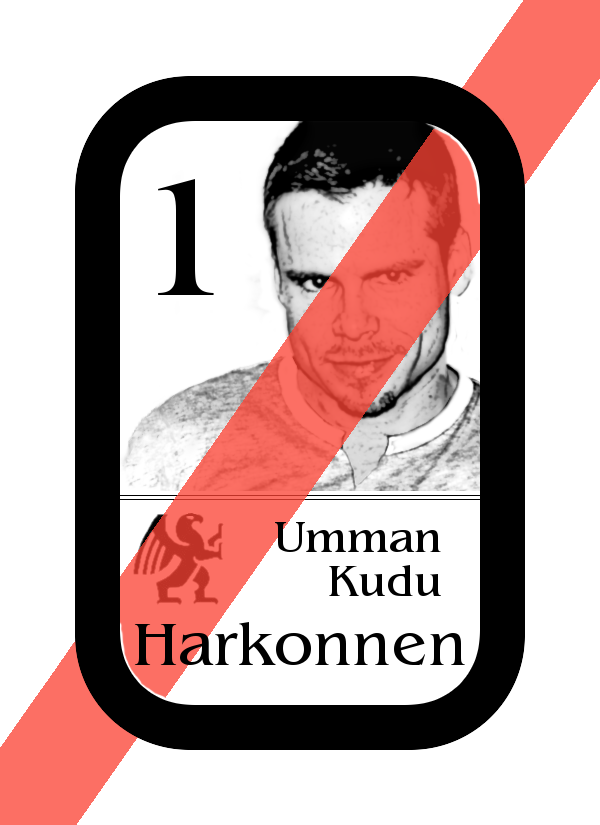
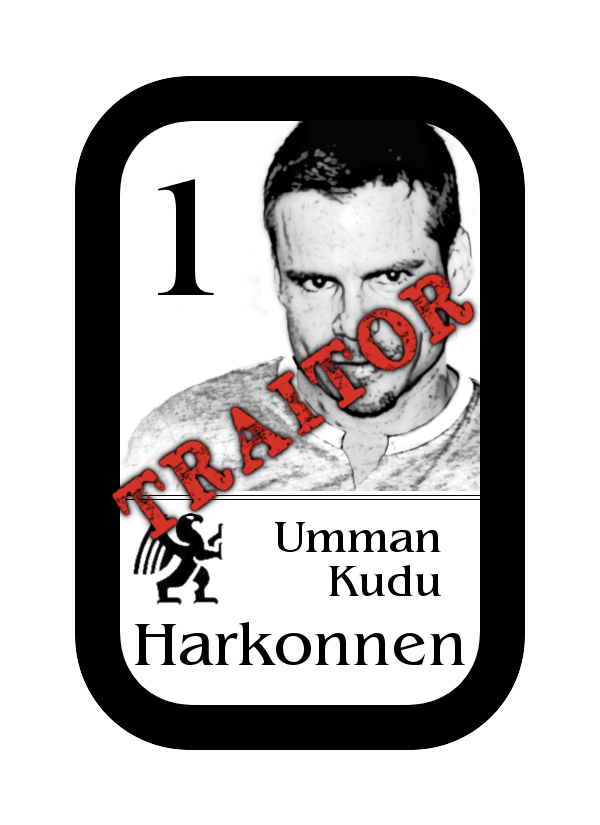
Two versions of the same layered image (w=600, h=825). Layer-by-layer changes:
added group "traitor group copy" with 3 layers above "rectangle" over [111,262,480,551]
added layer "TRAITOR rotated" in group "traitor group copy" over [111,272,475,541]
added layer "TRAITOR rotated, shadow #1" in group "traitor group copy" over [111,262,480,551]
hid "Dropped Buffer" over [0,0,600,825]
